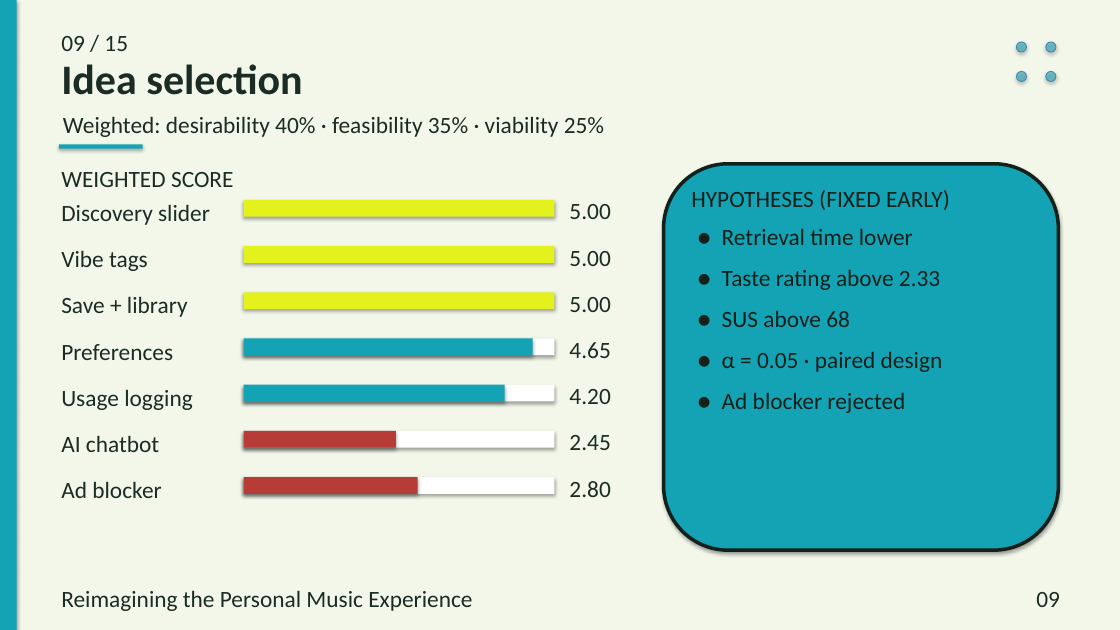
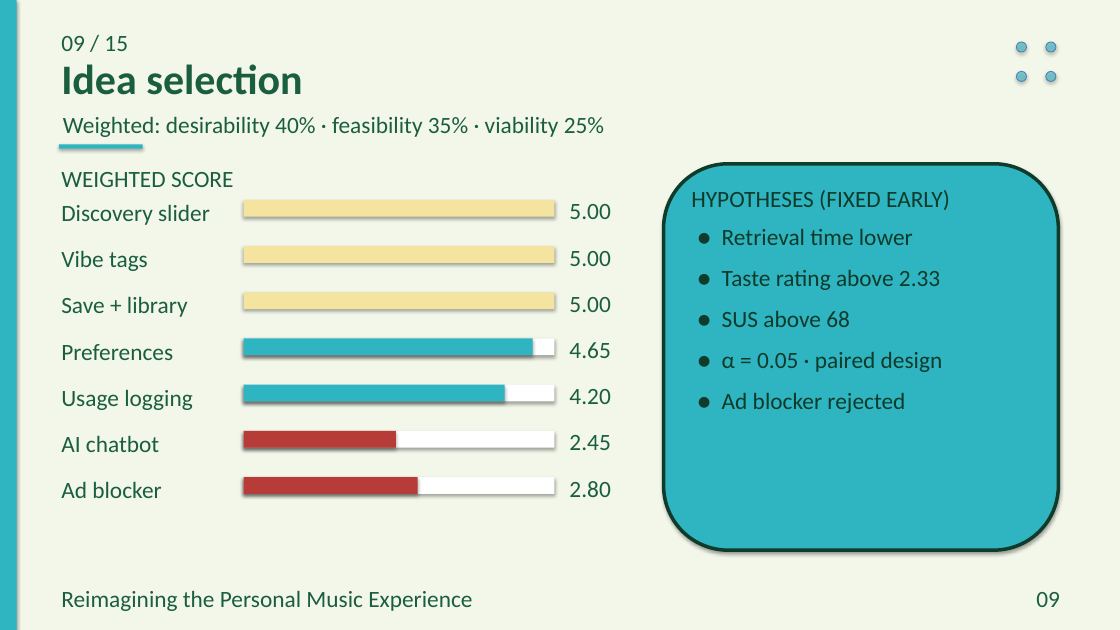
Before and after one commit to preet-kamdar/design-thinking-sem3, a slide deck: slide 9 of docs/trials/dandadan_tinted.pptx. Drawn at 1120x630 pixels with LibreOffice and Linux fonts; fonts in the diff are those of the drawing. Boxes give left, top, right and bottom in pixels: in the first picture for what was removed or moved away, otherwise in the second. Text is boxed around its words. In the diff, an @@ line names an element or a change of style, - is before the commit and + after.

```diff
--- a/docs/trials/dandadan_tinted.pptx
+++ b/docs/trials/dandadan_tinted.pptx
@@ fill #13A3B5 at 55% opacity to #2FB4C2 at 55% opacity in 4 elements at [1017, 42, 1027, 52], [1046, 42, 1056, 52], [1017, 71, 1027, 82], [1046, 71, 1056, 82] @@
@@ rounded rectangle at [664, 164, 1059, 550]: fill #13A3B5 to #2FB4C2; outline #14201A 3 pt to #0E3B2A 3 pt @@
@@ text "HYPOTHESES (FIXED EARLY)" at [691, 190, 950, 210]: text colour #14201A to #0E3B2A @@
@@ text "● Retrieval time lower" at [722, 229, 940, 327]: text colour #14201A to #0E3B2A @@
@@ fill #E3F21C to #F5E3A0 in 3 elements at [244, 200, 555, 217], [244, 246, 555, 263], [244, 292, 555, 309] @@
@@ fill #13A3B5 to #2FB4C2 in 4 elements at [0, 0, 17, 630], [59, 145, 143, 149], [244, 339, 533, 355], [244, 385, 505, 402] @@
@@ text colour #1B2C24 to #1B5E3F in 20 elements at [61, 36, 128, 51], [61, 64, 302, 95], [63, 116, 604, 137], [61, 172, 234, 187], [61, 204, 210, 225], [569, 204, 610, 219], [61, 250, 148, 271], [569, 251, 610, 266], [61, 296, 188, 317], [569, 297, 610, 312], [61, 344, 173, 360], [569, 342, 610, 358], [61, 389, 192, 410], [569, 389, 610, 404], [61, 435, 159, 452], [569, 435, 610, 450], [61, 481, 161, 498], [569, 481, 610, 497], [61, 590, 472, 611], [1036, 592, 1060, 607] @@
```
Also in this commit, not shown: 14 other slides changed, 6 other files.
